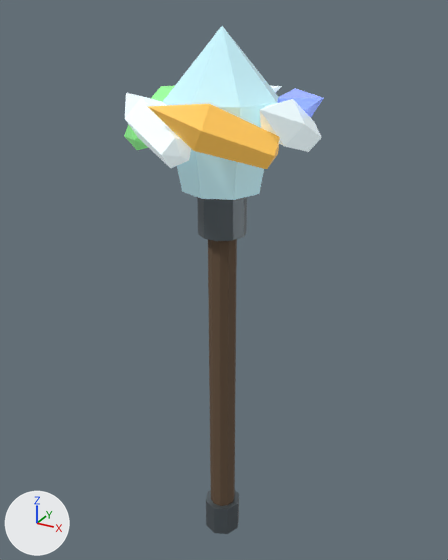
Two versions of the glTF model assets/models/glb/crystal-weapon-mace.glb, one commit apart.
Camera for both pictures: a camera (50 mm lens) standing at (0.879, -1.588, 0.997) and looking at (-0.019, 0.045, 0.181). Lighting does not change. The marker at lower left points along +X, +Y and +Z. The first picture is the older version.

The scene before the commit, as lines of its bpy script (objects in view):
```python
ob_haft = bpy.data.objects.new('haft', me_haft)
ob_haft.location = (0.0, 0.0, -0.12)
ob_head_core = bpy.data.objects.new('head-core', me_head_core)
ob_head_core.location = (0.0, 0.0, 0.716)
ob_neck = bpy.data.objects.new('neck', me_neck)
ob_neck.location = (0.0, 0.0, 0.45)
ob_striker_0 = bpy.data.objects.new('striker-0', me_striker_0)
ob_striker_0.location = (0.216, -0.025, 0.695)
ob_striker_1 = bpy.data.objects.new('striker-1', me_striker_1)
ob_striker_1.location = (0.089, -0.179, 0.695)
ob_striker_2 = bpy.data.objects.new('striker-2', me_striker_2)
ob_striker_2.location = (-0.12, -0.186, 0.695)
ob_striker_5 = bpy.data.objects.new('striker-5', me_striker_5)
ob_striker_5.location = (0.12, 0.186, 0.695)
# also in view: 'pommel' at (0.0, 0.0, -0.75)
```
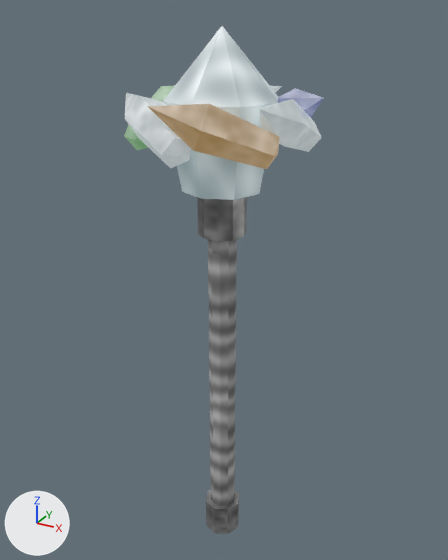
Changed parts and their boxes (x1, y1, x2, y2) in the pictures (448 x 560 px):
'head-core', recoloured (cyan to white)
    both: (163, 26, 279, 200)
'haft', recoloured (brown to grey)
    both: (208, 239, 237, 506)
'striker-1', recoloured (orange to beige)
    both: (147, 104, 280, 169)
'striker-2', recoloured
    both: (125, 93, 191, 168)
'striker-0', recoloured
    both: (260, 99, 322, 152)
'striker-5', recoloured
    both: (278, 88, 324, 117)

What changed in the scene script:
```text
Change me_haft:
    where me_haft.from_pydata(...)  # 22 vertices, 40 faces; spans x -0.045..0.045, y -0.043..0.043, z -0.6..0.6
    remove me_haft.materials.append(mat_magenheim_crystal_weapon_crystal_weapon_mace_grip)  # brown #65503c
    add me_haft.materials.append(mat_magenheim_crystal_weapon_crystal_weapon_mace_grip_timber)  # picture img_9ae8923ca45fb853
Change me_head_core:
    where me_head_core.from_pydata(...)  # 18 vertices, 32 faces; spans x -0.17..0.17, y -0.17..0.17, z -0.236..0.236
    remove me_head_core.materials.append(mat_magenheim_crystal_weapon_crystal_weapon_mace_crystal)  # cyan #c4eff8, glowing greyish cyan #5c7277
    add me_head_core.materials.append(mat_magenheim_crystal_weapon_crystal_weapon_mace_crystal_crystal)  # picture img_a024851ca806c911, glowing greyish cyan #5c7277
Change me_striker_0:
    where me_striker_0.from_pydata(...)  # 12 vertices, 20 faces; spans x -0.059..0.059, y -0.167..0.167, z -0.083..0.083
    remove me_striker_0.materials.append(mat_magenheim_crystal_weapon_crystal_weapon_mace_crystal_bright)  # white #ecfcff, glowing grey #8f989a
    add me_striker_0.materials.append(mat_magenheim_crystal_weapon_crystal_weapon_mace_crystal_bright_stone)  # picture img_b468ec73c82ed9a3, glowing grey #8f989a
Change me_striker_1:
    where me_striker_1.from_pydata(...)  # 12 vertices, 20 faces; spans x -0.15..0.15, y -0.098..0.098, z -0.083..0.083
    remove me_striker_1.materials.append(mat_magenheim_crystal_weapon_crystal_weapon_mace_rainbow_1)  # orange #ffc559, glowing brown #816329
    add me_striker_1.materials.append(mat_magenheim_crystal_weapon_crystal_weapon_mace_rainbow_1_stone)  # picture img_b468ec73c82ed9a3, glowing brown #816329
Change me_striker_2:
    where me_striker_2.from_pydata(...)  # 12 vertices, 20 faces; spans x -0.151..0.151, y -0.1..0.1, z -0.083..0.083
    remove me_striker_2.materials.append(mat_magenheim_crystal_weapon_crystal_weapon_mace_crystal_bright)  # white #ecfcff, glowing grey #8f989a
    add me_striker_2.materials.append(mat_magenheim_crystal_weapon_crystal_weapon_mace_crystal_bright_stone)  # picture img_b468ec73c82ed9a3, glowing grey #8f989a
Change me_striker_5:
    where me_striker_5.from_pydata(...)  # 12 vertices, 20 faces; spans x -0.151..0.151, y -0.1..0.1, z -0.083..0.083
    remove me_striker_5.materials.append(mat_magenheim_crystal_weapon_crystal_weapon_mace_rainbow_5)  # blue #95aaff, glowing blue #495481
    add me_striker_5.materials.append(mat_magenheim_crystal_weapon_crystal_weapon_mace_rainbow_5_stone)  # picture img_b468ec73c82ed9a3, glowing blue #495481
```
